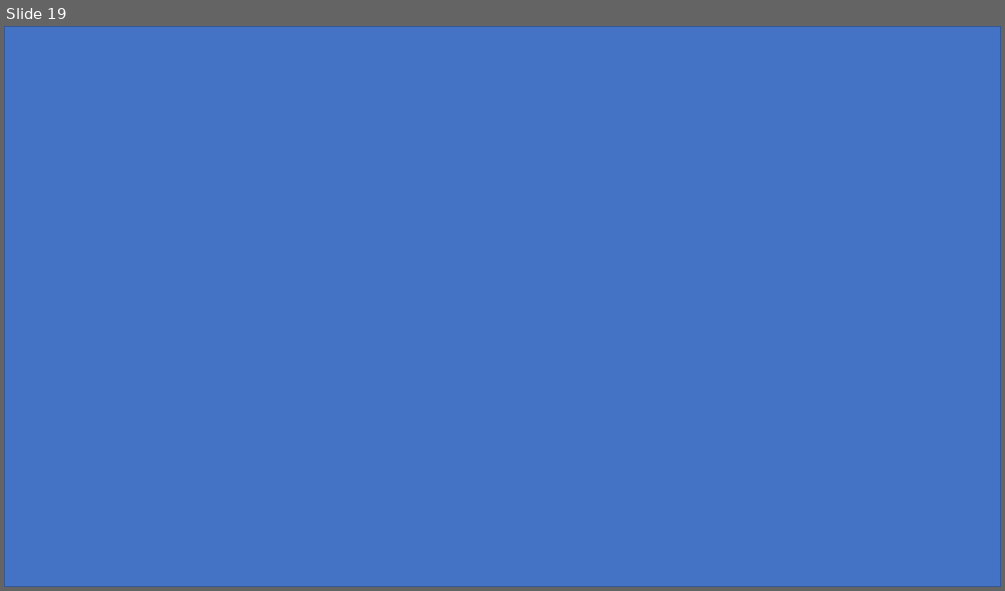
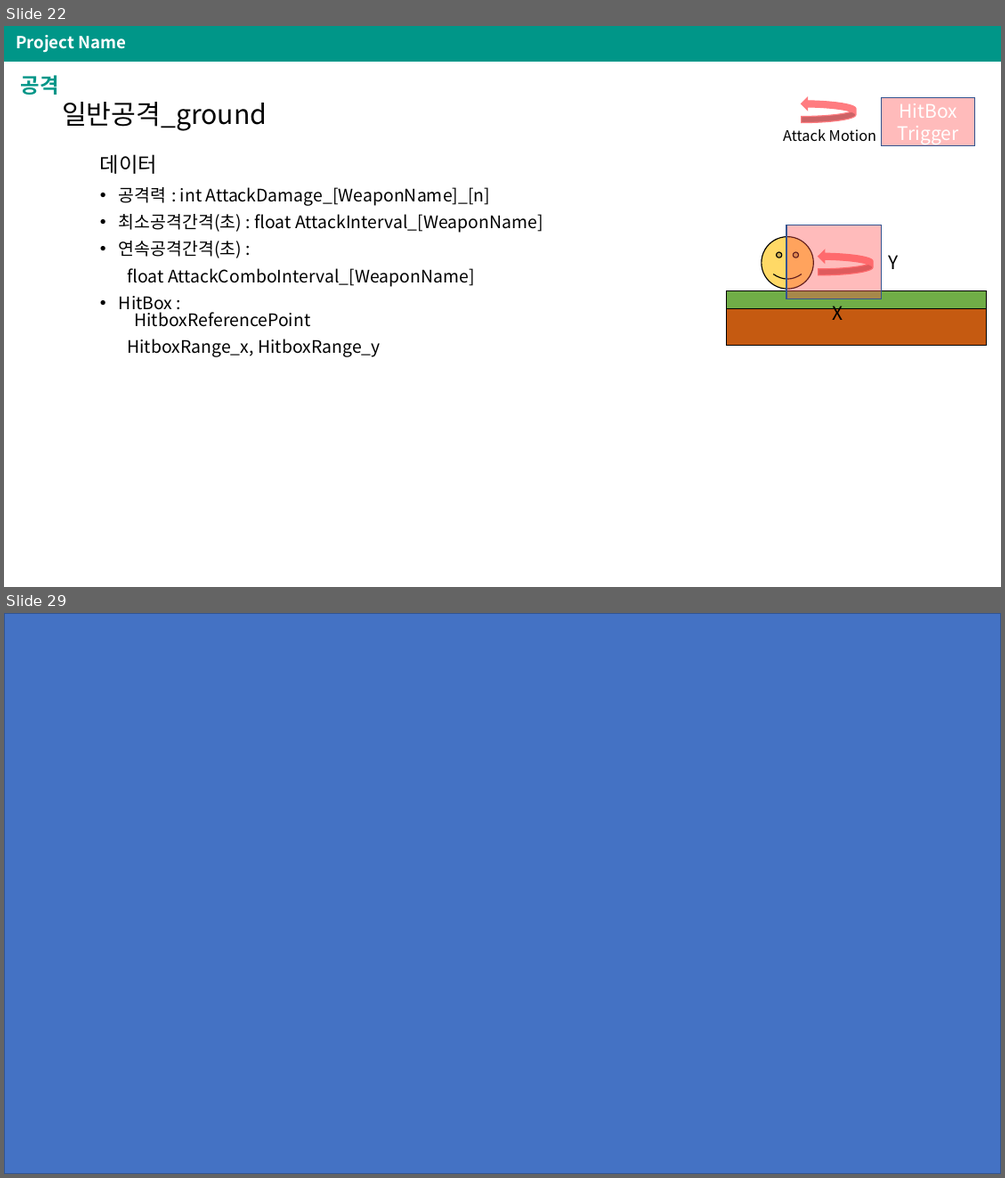
Before and after one commit to PriuS2/TIL, a slide deck: 2020/Project_/[ProjectName]_SystemDesign.pptx. Shown one above the other, each under a label of ours: slide 19 before the commit, slides 22 and 29 after it; the slides between them are not shown. The pictures are 1005x591 and 1005x1178 pixels, drawn with LibreOffice and Linux fonts; fonts in the diff are those of the drawing. Boxes give left, top, right and bottom in pixels: in the first picture for what was removed or moved away, otherwise in the second. Text is boxed around its words. In the diff, an @@ line names an element or a change of style, - is before the commit and + after.

```diff
--- a/2020/Project_/[ProjectName]_SystemDesign.pptx
+++ b/2020/Project_/[ProjectName]_SystemDesign.pptx
@@ slide 22 added at bbox=[4, 26, 1001, 587], background #FFFFFF; not listed: 1 template element that a slide beside it also shows @@
@@ text added at bbox=[16, 35, 126, 53], 16 pt, text #FFFFFF, bold @@
+Project Name
@@ title added at bbox=[21, 75, 59, 95], 20 pt, text #009688, bold @@
+공격
@@ text added at bbox=[62, 102, 267, 131], 25.9 pt, text #000000 @@
+일반공격_ground
@@ curved right arrow added at bbox=[801, 98, 856, 123], fill #FF7C80, outline #FF7C80 1 pt @@
@@ rectangle added at bbox=[882, 98, 975, 145], fill #FF5050 at 39% opacity, outline #325491 1 pt, 18 pt, text #FFFFFF @@
+HitBox
+Trigger
@@ text added at bbox=[783, 129, 876, 141], 14 pt, text #000000 @@
+Attack Motion
@@ text added at bbox=[100, 154, 157, 174], 20 pt, text #000000 @@
+데이터
@@ text added at bbox=[119, 187, 543, 357], 16.6 pt, text #000000 @@
+• 공격력 : int AttackDamage_[WeaponName]_[n]
+• 최소공격간격(초) : float AttackInterval_[WeaponName]
+• 연속공격간격(초) :
+float AttackComboInterval_[WeaponName]
+• HitBox :
+  HitboxReferencePoint
+HitboxRange_x, HitboxRange_y
@@ smiley face added at bbox=[761, 237, 814, 289], fill #FFD966, outline #000000 1 pt @@
@@ rectangle added at bbox=[786, 224, 882, 299], fill #FF5050 at 39% opacity, outline #325491 1 pt @@
@@ curved right arrow added at bbox=[818, 249, 873, 275], fill #FF7C80, outline #FF7C80 1 pt @@
@@ text added at bbox=[889, 255, 898, 269], 18 pt, text #000000 @@
+Y
@@ rectangle added at bbox=[727, 290, 987, 309], fill #70AD47, outline #000000 1 pt @@
@@ rectangle added at bbox=[727, 309, 987, 346], fill #C55A11, outline #000000 1 pt @@
@@ text added at bbox=[832, 301, 842, 324], 18 pt, text #000000 @@
+X
@@ what was slide 19 is now slide 29 @@
```
Also in this commit, not shown: 17 slides changed, 16 other slides added, 7 slides removed, 2 other files.
